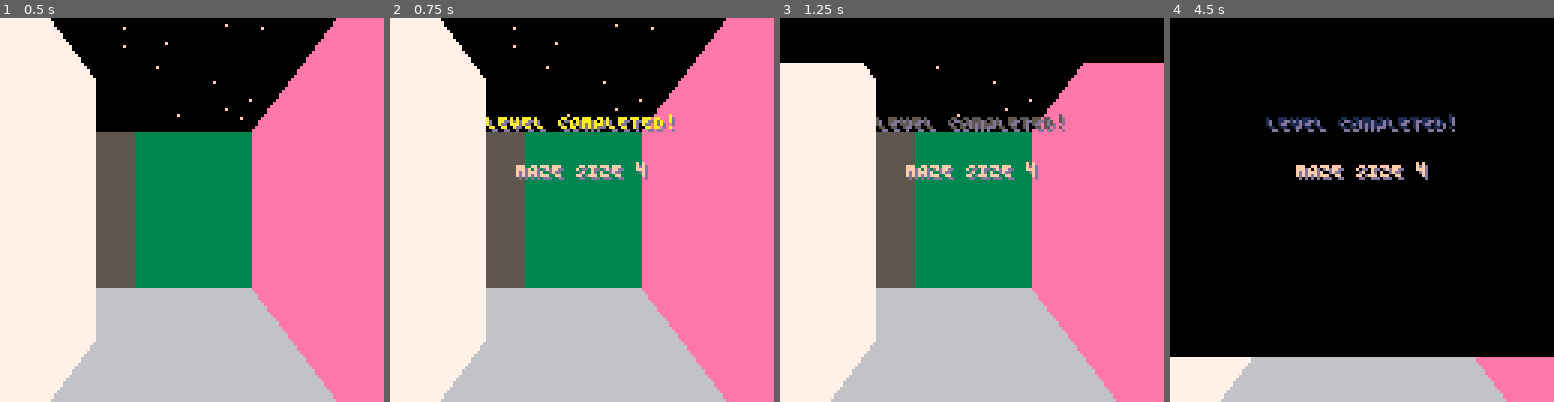
Above: before the commit, frames 1-4 (left to right).
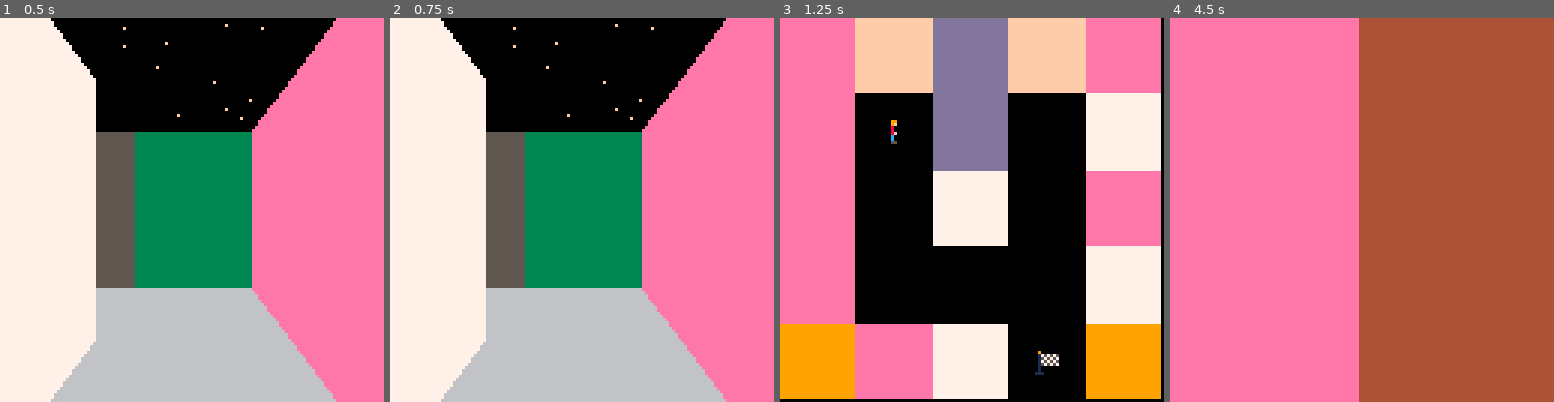
Above: after the commit, the same moments.

Repository: hypp/ld48
Game: PICO-8 cartridge carts/ld48.p8
Two runs of this game, one before a commit and one after it. Both use one fixed random seed, a clock stepped at 60 frames per second and the inputs below.
Inputs:
- Up to frame 1 (0.5 s): tap X (X key) at 0.33 s
- Up to frame 2 (0.75 s): tap O (Z key) at 0.7 s
- Up to frame 3 (1.25 s): tap X (X key) at 1.07 s
- Up to frame 4 (4.5 s): hold Right 1.6-2.1 s; tap O (Z key) every 0.4 s from 1.7 to 4.1 s; tap X (X key) at 1.85, 2.97, 4.08 s; hold Up 2.15-2.42 s; hold Right 2.47-3.03 s; hold Left 3.08-3.58 s; hold Down 3.63-3.97 s; hold Right from 4.02 s (still down)

Frame 1 is identical in both runs. In frame 2, 1.9% of the frame differs, in the area x 25-75%, y 25-43%; in frame 3, 92%; in frame 4, 100%, in the area x 0-100%, y 0-100%.

Commit message:
prepare for release

Diff:
--- a/carts/ld48.p8
+++ b/carts/ld48.p8
@@ -422,7 +422,8 @@
 function init_syringe()
 
     syringe = {}
-    syringe.animation = {80,80,80,80,80,80,80,80,80,81,82,83,84,85,85,85,85,85,85,85,85}
+--    syringe.animation = {80,80,80,80,80,80,80,80,80,81,82,83,84,85,85,85,85,85,85,85,85}
+    syringe.animation = {96,97,96,98}
     syringe.animation_speed = 0.2
     syringe.animation_counter = 0
     syringe.current_animation_frame = 0
@@ -499,7 +500,7 @@
 --    end
 
     -- cheat and go to next level
-    current_state = state_end_level
+--    current_state = state_end_level
 
   end
 
@@ -825,7 +826,7 @@
     level.clear_pos += 1
     if level.clear_pos == screen_height then
         current_state = state_init_level
-        level_size += 1
+        level_size += 3
     end
 end
 
@@ -869,7 +870,7 @@
         "turn left with ⬅️",
         "turn right with ➡️",
         "toggle map with ❎",
-        "fire with 🅾️",
+        "nothing with 🅾️",
         "press ❎ to start",
         "",
         "By the way",
@@ -1057,14 +1058,14 @@
 00cc5000007750000077500000775000007750000077500000000000000000007070707770707070707070007070707007000000070777070000000000000000
 00070000000700000007000000070000000700000007000000000000000000007070707070000000707070777070000007077770000000070000000000000000
 00777000007770000077700000777000007770000077700000000000000000007077707077777777700070000000077707000000777777070000000000000000
-00000000000000000000000000000000000000000000000000000000000000007000000000000007000000007777707070077777700000070000000000000000
-00000000000000000000000000000000000000000000000000000000000000007777777777777707077777707000707070000000707777770000000000000000
-00000000000000000000000000000000000000000000000000000000000000007000000000000007000007007070007070077770700000070000000000000000
-00000000000000000000000000000000000000000000000000000000000000007077777707777707077777070070700070000000777777070000000000000000
-00000000000000000000000000000000000000000000000000000000000000007000000007000707000000070070707700777777700000070000000000000000
-00000000000000000000000000000000000000000000000000000000000000007777777007000007777777707070707000000000707777770000000000000000
-00000000000000000000000000000000000000000000000000000000000000007000000007777777000000007000707077777770700000070000000000000000
-00000000000000000000000000000000000000000000000000000000000000007077777700000000070777077777707700000000777777070000000000000000
+09000000090500000900006000000000000000000000000000000000000000007000000000000007000000007777707070077777700000070000000000000000
+01757575017675050170755500000000000000000000000000000000000000007777777777777707077777707000707070000000707777770000000000000000
+01575757015557670155576700000000000000000000000000000000000000007000000000000007000007007070007070077770700000070000000000000000
+01757575017675550176755500000000000000000000000000000000000000007077777707777707077777070070700070000000777777070000000000000000
+01575757015057670155570700000000000000000000000000000000000000007000000007000707000000070070707700777777700000070000000000000000
+01000000010000500106000000000000000000000000000000000000000000007777777007000007777777707070707000000000707777770000000000000000
+01000000010000000100000000000000000000000000000000000000000000007000000007777777000000007000707077777770700000070000000000000000
+11100000111000001110000000000000000000000000000000000000000000007077777700000000070777077777707700000000777777070000000000000000
 00000000000000000000000000000000000000000000000000000000000000007000700007070000000000000000707007777770000000070000000000000000
 00000000000000000000000000000000000000000000000000000000000000007070707707070777070777770707707007000000777707070000000000000000
 00000000000000000000000000000000000000000000000000000000000000007070700007070000070000000707007007077770000007070000000000000000
